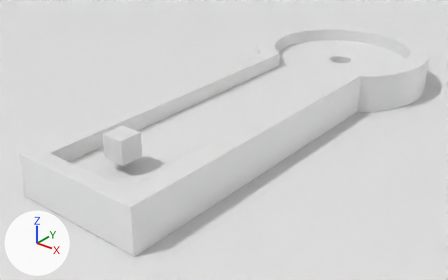
What one commit did to the glTF model static/Stage_001.glb.
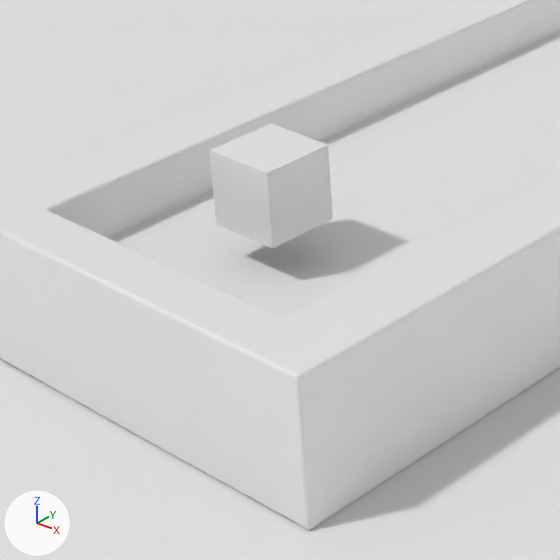
Each version appears first whole from a 50 mm lens placed at (32.14, -41.48, 25.24), pointed at (-2.07, 1.29, -1.28), and next in a close-up on the part from 8% to 48% of the width and 31% to 95% of the height. The lights are fixed; the arrows at lower left show +X, +Y and +Z. Where no turn or scale is listed for an object, it has been applied to the vertices.

In view in the first close-up: 'Course', 'Ground', 'Start'.
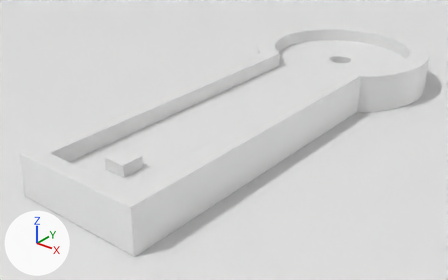
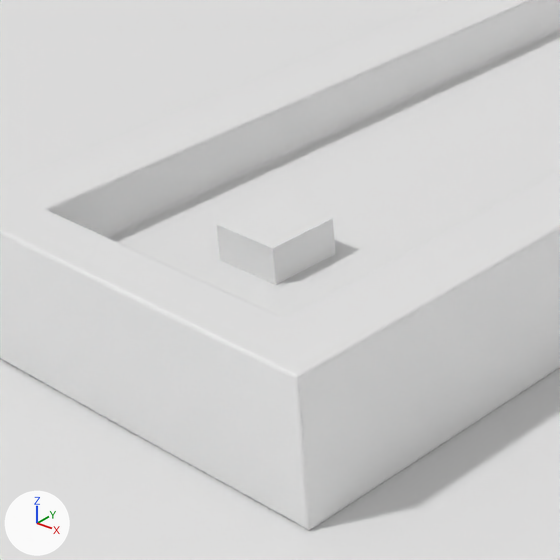
The change, as a list of edits to the scene's bpy script:
```text
Change ob_start:
    ob_start.location: (0.0, -13.5, 4.5) -> (0.0, -13.5, 2.5)
```

Where the change shows, as pixel boxes [x1, y1, x2, y2] in the close-ups (560 x 560 px):
'Start', moved: before [209, 124, 333, 248]; after [216, 196, 335, 285]
